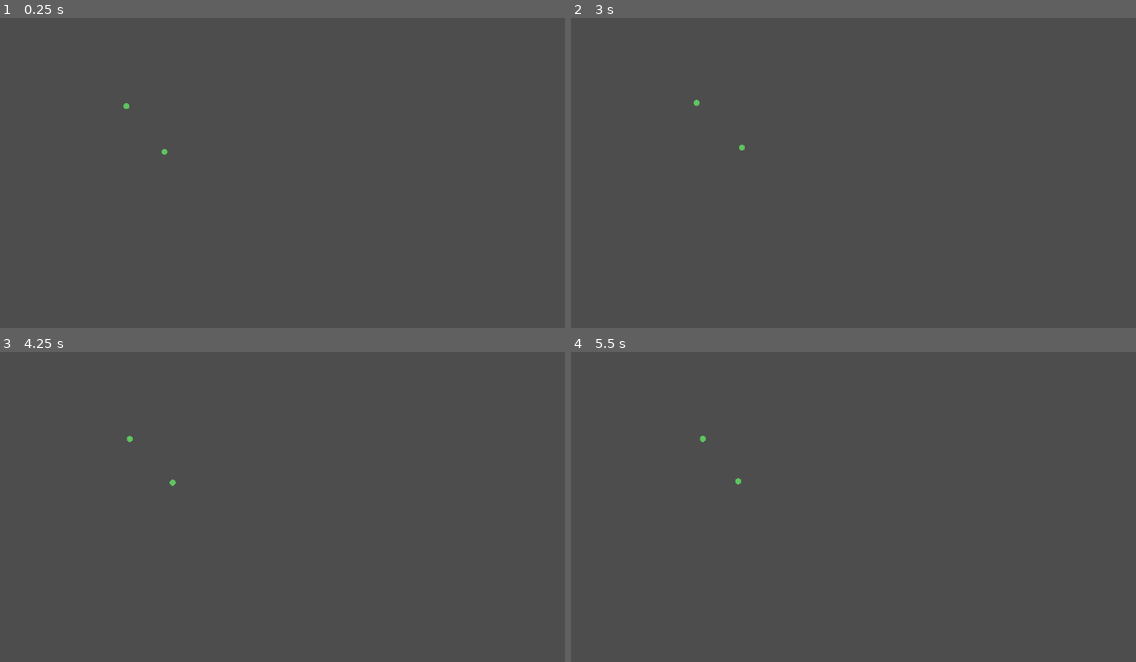
Above: before the commit, frames 1-4 (two rows, left to right).
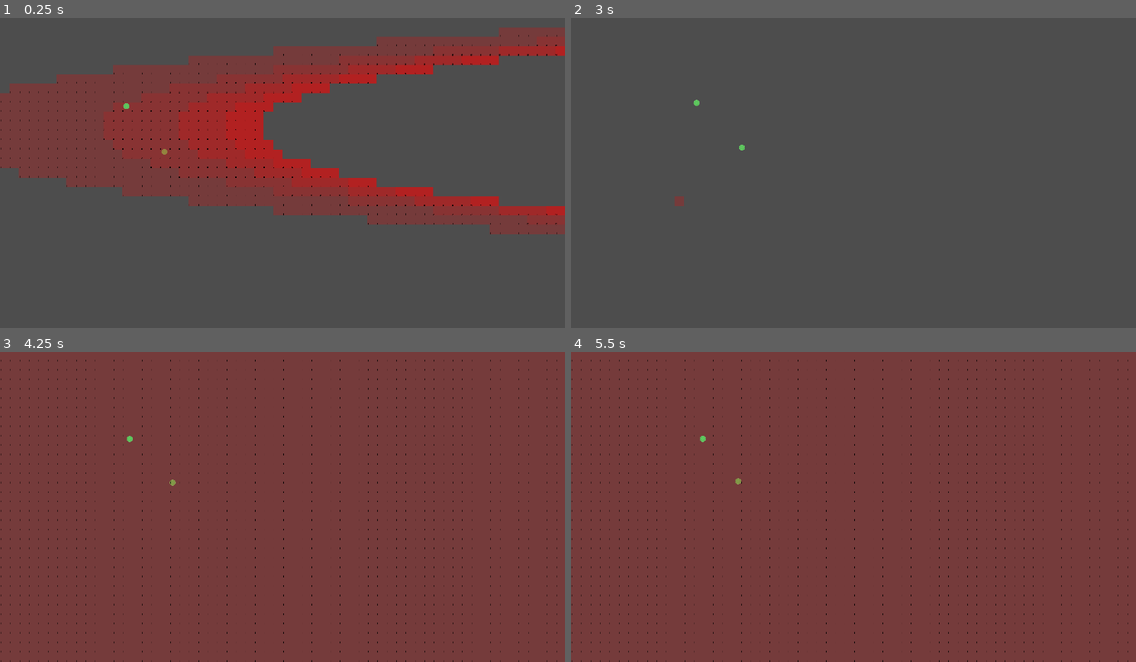
Above: after the commit, the same moments.

Repository: AndiReich/FachpraktikumMultiagentensystem
Game: Godot game, scene res://scenes/test_main_scene.tscn
The game is run twice, just before and just after one commit, with the same random seed, the same clock (stepped at 60 frames per second) and the same inputs.
Inputs:
- Up to frame 1 (0.25 s): no input
- Up to frame 2 (3 s): tap Enter at 1.25 s; tap Space at 2 s
- Up to frame 3 (4.25 s): no input
- Up to frame 4 (5.5 s): tap Enter at 5 s

The runs differ from the first frame. In frame 1, 31% of the frame differs, in the area x 0-100%, y 3-70%; in frame 2, less than 0.1%; in frame 3, 100%, in the area x 0-100%, y 0-100%; in frame 4, 100%.

Commit message:
WIP: Added diffusion to grid state.

Diff:
--- a/src/controller/tilemapController.gd
+++ b/src/controller/tilemapController.gd
@@ -1,11 +1,16 @@
 class_name TileMapController extends TileMap
 
+const utils = preload("res://src/utils/matrix_utils.gd")
 
-var grid_state = [] # type hints for nested collections are not supported yet...
+var old_grid_state = []
+var current_grid_state = [] # type hints for nested collections are not supported yet...
 var patterns_loaded: bool = false
 var cell_pattern_dict: Dictionary = {}
 var grid_size_x: int
 var grid_size_y: int
+var decay_rate: float = 0.01
+var min_decay: float = 0.01
+var diffusion_coefficient: float = 0.1
 
 
 func _enter_tree():
@@ -25,15 +30,60 @@
 	grid_size_y = viewport_size.y / cell_size.y
 
 	for x in grid_size_x:
-		grid_state.append([])
+		old_grid_state.append([])
+		current_grid_state.append([])
 		for y in grid_size_y:
-			grid_state[x].append(0.0)
+			old_grid_state[x].append(0.0)
+			current_grid_state[x].append(0.0)
+
+
+func _process(delta):
+	# add_decay_to_grid()
+	add_diffusion_simple_to_grid()
+	update_tile_map()
+	old_grid_state = current_grid_state.duplicate(true)
+
 
 func _on_virus_antigen_emanate(cell_position : Vector2, type_id: Cell.TYPES):
 	var map_position : Vector2i = self.local_to_map(cell_position)
-	set_pattern_by_cell_type(map_position, type_id)
+	add_emante_pattern_to_grid(map_position, type_id)
 
-func set_pattern_by_cell_type(cell_position: Vector2i, type_id: Cell.TYPES):
+
+func update_tile_map():
+	for x in grid_size_x:
+		for y in grid_size_y:
+			var old_value = int(round(old_grid_state[x][y]))
+			var current_value = int(round(current_grid_state[x][y]))
+			if current_value != old_value:
+				print(current_value, old_value)
+				var pos = Vector2i(x, y)
+				var tile = Vector2i(int(round(current_grid_state[x][y])-1), 0)
+				set_cell(0, pos, 0, tile)
+
+
+func add_decay_to_grid():
+	for x in grid_size_x:
+		for y in grid_size_y:
+			var decay = max(min_decay, decay_rate * current_grid_state[x][y])
+			var updated_value = current_grid_state[x][y] - decay
+			current_grid_state[x][y] = updated_value if updated_value >= 0.0 else 0.0
+
+func add_diffusion_simple_to_grid():
+	var diffusion_contribution: Array = utils.multiply_matrix_by_float(current_grid_state, diffusion_coefficient)
+	var weighted_diffusion_contribution: Array = utils.multiply_matrix_by_float(diffusion_contribution, 0.25)
+	var remainder: Array = utils.subtract_matrix(current_grid_state, diffusion_contribution)
+	var north: Array = utils.roll_matrix(weighted_diffusion_contribution, -1, 0)
+	var east: Array = utils.roll_matrix(weighted_diffusion_contribution, 1, 1)
+	var south: Array = utils.roll_matrix(weighted_diffusion_contribution, 1, 0)
+	var west: Array = utils.roll_matrix(weighted_diffusion_contribution, -1, 1)
+
+	for x in grid_size_x:
+		for y in grid_size_y:
+			current_grid_state[x][y] = remainder[x][y] + north[x][y] + east[x][y] + south[x][y] + west[x][y]
+
+
+
+func add_emante_pattern_to_grid(cell_position: Vector2i, type_id: Cell.TYPES):
 	var cell_type = Cell.TYPES.find_key(type_id)
 	if(!cell_pattern_dict.has(cell_type)):
 		print_debug("Pattern of %s not found." % cell_type)
@@ -50,15 +100,15 @@
 			var global_y = offset_y + local_y
 			var value = int(pattern_matrix[local_x][local_y])
 			if(is_position_valid(global_x, global_y, value)):
-				grid_state[global_x][global_y] += value
+				current_grid_state[global_x][global_y] = value
 
 # not that it matters, but we could check for valid positions in each loop to
 # avoid three if statements per x,y iteration in set_patter_by_cell_type
 func is_position_valid(x: int, y: int, value: float) -> bool:
-	if(x < 0 || x >= grid_state.size()):
+	if(x < 0 || x >= current_grid_state.size()):
 		return false
-	if(y < 0 || y >= grid_state[0].size()):
+	if(y < 0 || y >= current_grid_state[0].size()):
 		return false
-	if(grid_state[x][y] >= value):
+	if(current_grid_state[x][y] >= value):
 		return false
 	return true
